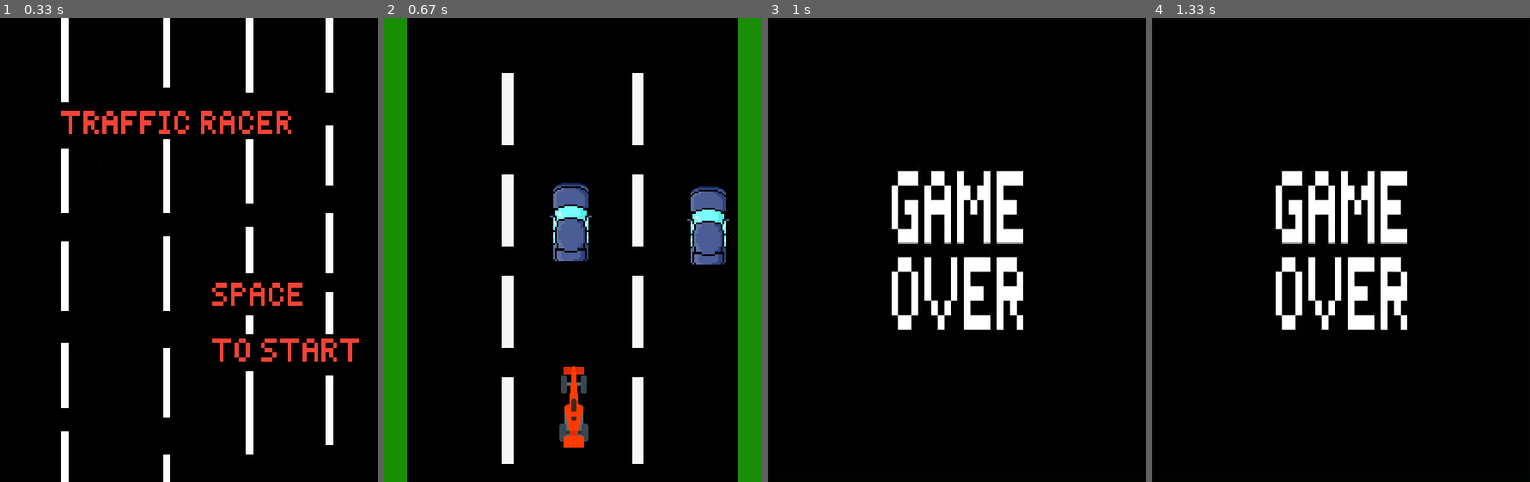
Above: before the commit, frames 1-4 (left to right).
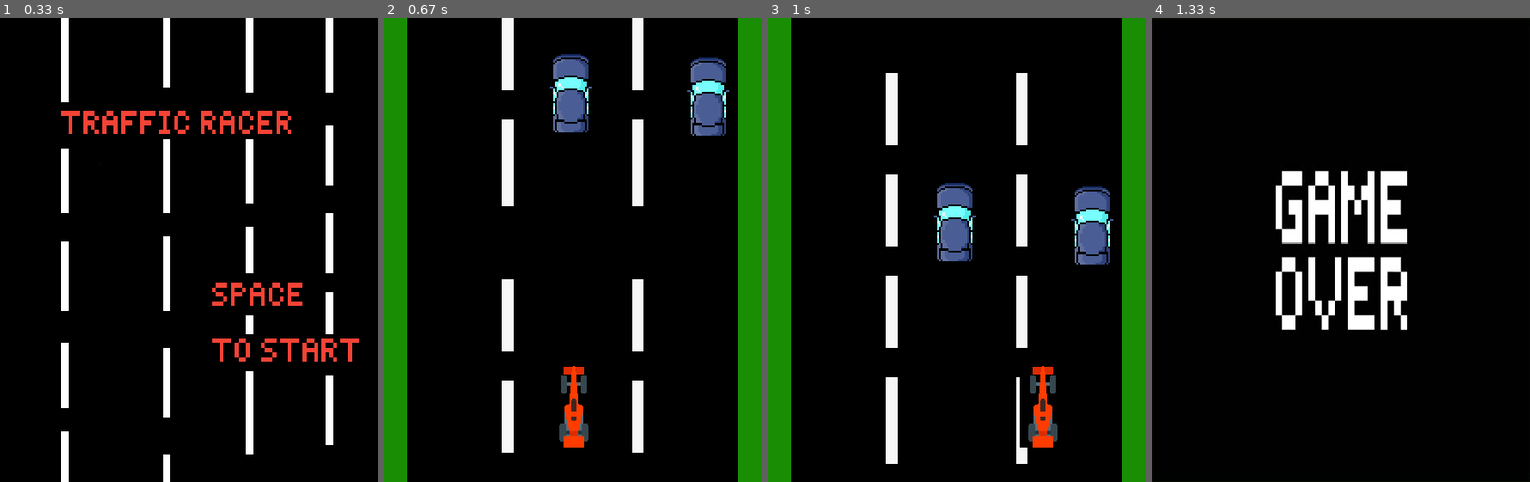
Above: after the commit, the same moments.

Repository: joaobueno16/Projeto_final_dessoft
Game: pygame game, started from Codigo_pygame.py
The game is run twice, just before and just after one commit, with the same random seed, the same clock (stepped at 60 frames per second) and the same inputs.
Inputs:
- Up to frame 1 (0.33 s): type "1 (at the terminal prompt)" at 0 s
- Up to frame 2 (0.67 s): tap Space at 0.33 s
- Up to frame 3 (1 s): hold Right from 0.67 s (still down)
- Up to frame 4 (1.33 s): release Right at 1.13 s; hold Up from 1.17 s (still down)

Frame 1 is identical in both runs. In frame 2, 7.5% of the frame differs, in the area x 31-92%, y 0-97%; in frame 3, 24%, in the area x 0-100%, y 0-100%; in frame 4, nothing differs.

Commit message:
Update Codigo_pygame.py

Diff:
--- a/Codigo_pygame.py
+++ b/Codigo_pygame.py
@@ -17,7 +17,7 @@
 # Dados gerais do jogo.
 WIDTH = 440  # Largura da tela
 HEIGHT = 540  # Altura da tela
-FPS = 0  # Frames por segundo
+FPS = 30  # Frames por segundo
 
 WHITE = (255, 255, 255)
 BLACK = (0, 0, 0)
